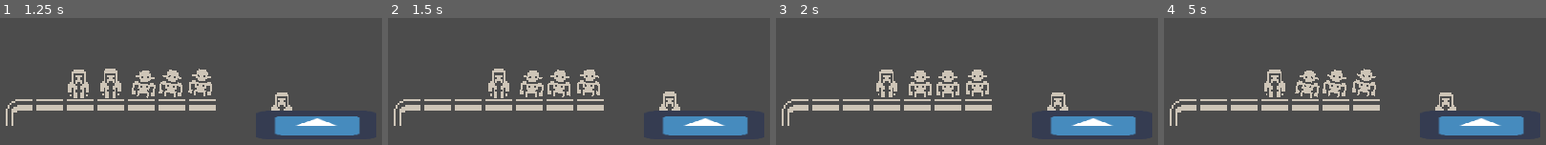
Above: before the commit, frames 1-4 (left to right).
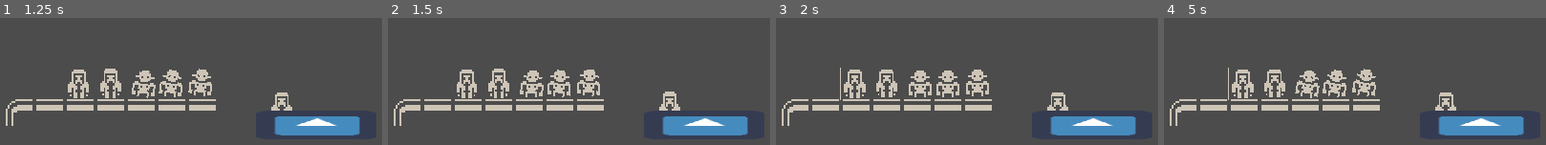
Above: after the commit, the same moments.

Repository: jozsefgorcs/godot_cannibals_in_a_boat
Game: Godot game, scene res://Game.tscn
The game is run twice, just before and just after one commit, with the same random seed, the same clock (stepped at 60 frames per second) and the same inputs. The engine's default icon, where the game draws it, is replaced by a stand-in: a white triangle on a blue panel in a dark square.
Inputs (mouse positions are in pixels of both pictures, inside the frame that each line leads up to):
- Up to frame 1 (1.25 s): move the mouse to (49, 35) at 0.52 s; click (49, 35) at 0.67 s
- Up to frame 2 (1.5 s): move the mouse to (468, 82) at 1.27 s; click (468, 82) at 1.42 s
- Up to frame 3 (2 s): no input
- Up to frame 4 (5 s): move the mouse to (1274, 81) at 2.02 s; click (1274, 81) at 2.17 s; move the mouse to (1309, 82) at 2.77 s; click (1309, 82) at 2.92 s; move the mouse to (1335, 81) at 3.52 s; click (1335, 81) at 3.67 s; move the mouse to (1366, 81) at 4.27 s; click (1366, 81) at 4.42 s

Frame 1 is identical in both runs. In frame 2, 0.6% of the frame differs, in the area x 18-24%, y 40-64%; in frame 3, 0.7%, in the area x 16-24%, y 39-65%; in frame 4, 0.7%.
Error before the commit: Attempt to call function 'get_empty_seat_pos' in base 'null instance' on a null instance. (res://Priest.gd:32)
Error after the commit: Attempt to call function 'sit' in base 'null instance' on a null instance. (res://Priest.gd:32)

Commit message:
Add sit logics

Diff:
--- a/Boat.gd
+++ b/Boat.gd
@@ -1,14 +1,13 @@
 extends Area2D
 
 
-# Declare member variables here. Examples:
-# var a = 2
-# var b = "text"
-
+var seat_1_taken = false
+var seat_2_taken = false
 
 # Called when the node enters the scene tree for the first time.
 func _ready():
 	pass # Replace with function body.
+
 
 
 func get_seat1_pos():
@@ -23,3 +22,14 @@
 func get_empty_seat_pos():
 	print(get_seat1_pos())
 	return get_seat1_pos()
+
+func sit(who):
+	print("call sit")
+	if(seat_1_taken && seat_2_taken):
+		print ("error")
+	if(!seat_1_taken):
+		seat_1_taken = true
+		who.position = get_seat1_pos()
+	if(!seat_2_taken):
+		seat_2_taken = true
+		who.position = get_seat2_pos()
--- a/Priest.gd
+++ b/Priest.gd
@@ -29,6 +29,6 @@
 
 func on_click():
 	print("Click on priest" )
-	position = boat.get_empty_seat_pos()
+	boat.sit(self)
 	moving_to_boat = true
 	#move_and_slide( Vector2(5,5),Vector2(10,10))
